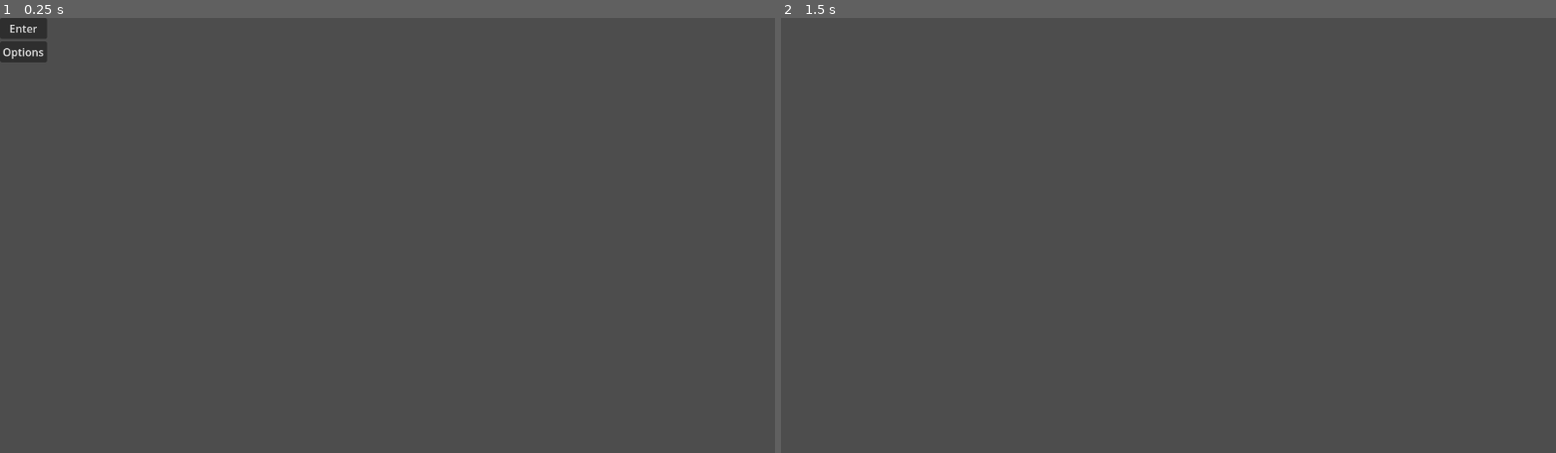
Above: before the commit, frames 1-2 (left to right).
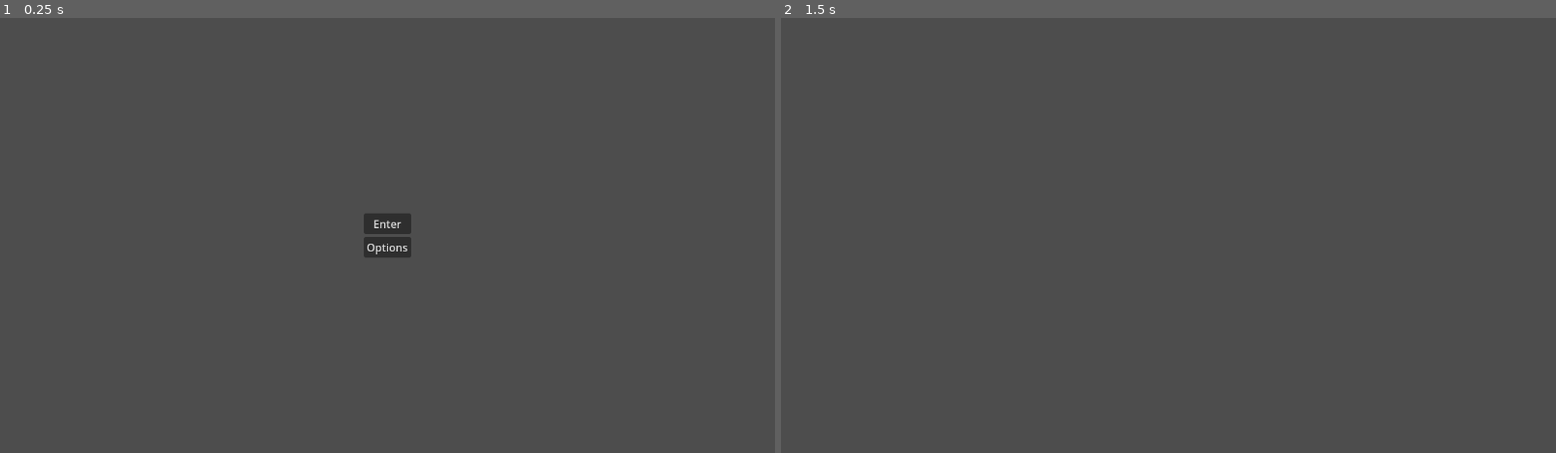
Above: after the commit, the same moments.

Repository: BragdonD/plant-care
Game: Godot game, scene res://main.tscn
The game is run twice, just before and just after one commit, with the same random seed, the same clock (stepped at 60 frames per second) and the same inputs.
Inputs:
- Up to frame 1 (0.25 s): no input
- Up to frame 2 (1.5 s): click "Enter" at 0.5 s; tap Enter at 1.25 s

The runs differ from the first frame. In frame 1, 1.1% of the frame differs, in the area x 0-54%, y 0-56%; in frame 2, nothing differs.

Commit message:
refactor: make it less messy with the scene and assets

Diff:
--- a/main.tscn
+++ b/main.tscn
@@ -1,7 +1,7 @@
 [gd_scene load_steps=3 format=3 uid="uid://kc3lwodn78d0"]
 
-[ext_resource type="PackedScene" uid="uid://bha7ghs4coqms" path="res://menu.tscn" id="1_7h0w0"]
-[ext_resource type="PackedScene" uid="uid://wqsqmab7belf" path="res://game.tscn" id="2_5wlhu"]
+[ext_resource type="PackedScene" uid="uid://bha7ghs4coqms" path="res://scene/menu.tscn" id="1_7h0w0"]
+[ext_resource type="PackedScene" uid="uid://wqsqmab7belf" path="res://scene/game.tscn" id="2_5wlhu"]
 
 [node name="Main" type="Node"]
 
--- a/Menu.gd
+++ b/scene/Menu.gd
@@ -1,7 +1,7 @@
 extends Control
 
 func _on_enter_pressed():
-	get_tree().change_scene_to_file("res://game.tscn")
+	get_tree().change_scene_to_file("res://scene/game.tscn")
 
 
 func _on_options_pressed():
--- a/menu.tscn
+++ b/scene/menu.tscn
@@ -1,6 +1,6 @@
 [gd_scene load_steps=2 format=3 uid="uid://bha7ghs4coqms"]
 
-[ext_resource type="Script" path="res://Menu.gd" id="1_qqomv"]
+[ext_resource type="Script" path="res://scene/Menu.gd" id="1_p6k1e"]
 
 [node name="Menu" type="Control"]
 layout_mode = 3
@@ -9,12 +9,21 @@
 anchor_bottom = 1.0
 grow_horizontal = 2
 grow_vertical = 2
-script = ExtResource("1_qqomv")
+script = ExtResource("1_p6k1e")
 
 [node name="MarginContainer" type="MarginContainer" parent="."]
-layout_mode = 0
-offset_right = 40.0
-offset_bottom = 40.0
+layout_mode = 1
+anchors_preset = 8
+anchor_left = 0.5
+anchor_top = 0.5
+anchor_right = 0.5
+anchor_bottom = 0.5
+offset_left = -35.0
+offset_top = -33.0
+offset_right = 35.0
+offset_bottom = 33.0
+grow_horizontal = 2
+grow_vertical = 2
 
 [node name="VBoxContainer" type="VBoxContainer" parent="MarginContainer"]
 layout_mode = 2
Binary file added: assets/background/blue.png
Not shown, added: assets/background/blue.png.import
Binary file added: assets/background/brown.png
Not shown, added: assets/background/brown.png.import
Binary file added: assets/background/gray.png
Not shown, added: assets/background/gray.png.import
Binary file added: assets/background/green.png
Not shown, added: assets/background/green.png.import
Binary file added: assets/background/pink.png
Not shown, added: assets/background/pink.png.import
Binary file added: assets/background/purple.png
Not shown, added: assets/background/purple.png.import
(and 3 more such lines)
